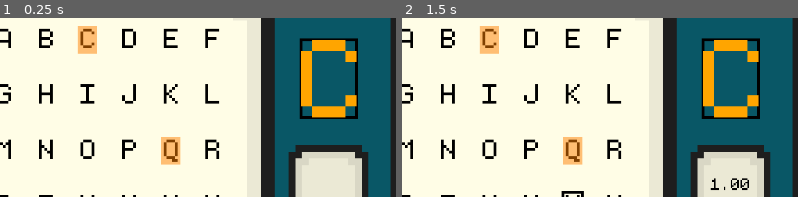
Above: before the commit, frames 1-2 (left to right).
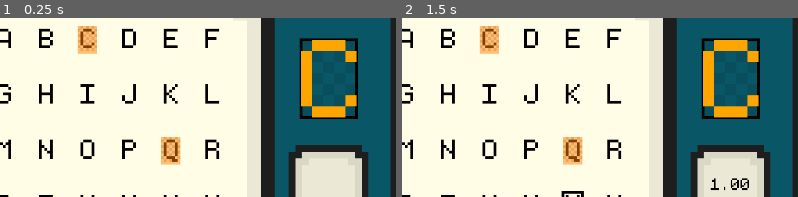
Above: after the commit, the same moments.

Repository: koliao/aberrationary
Game: Godot game, scene res://Main.tscn
Two runs of this game, one before a commit and one after it. Both use one fixed random seed, a clock stepped at 60 frames per second and the inputs below.
Inputs (mouse positions are % of the whole screen's width and height, from its top left):
- Up to frame 1 (0.25 s): no input
- Up to frame 2 (1.5 s): tap Enter (enter) at 0.5 s; move the mouse to (72, 54) at 0.52 s; press the mouse at (72, 54) at 0.53 s; tap Space at 0.77 s; tap R (restart) at 1.25 s; move the mouse to (29, 67) at 1.27 s; release the mouse at (29, 67) at 1.28 s; hold A from 1.28 s (still down); click (29, 67) at 1.35 s
The pictures show only the part of the screen within x 8-58%, y 13-62%; the shares and areas given below are measured in that part.

The runs differ from the first frame. In frame 1, 0.3% of the frame differs, in the area x 19-46%, y 4-80%; in frame 2, 0.3%.

Commit message:
Grid and unclick letters

Diff:
--- a/EditBox.gd
+++ b/EditBox.gd
@@ -49,6 +49,12 @@
 	pass
 
 func _draw():
+	for x in range(5):
+		for y in range(7):
+			var square_pos = Vector2(x*tile_size, y*tile_size)
+			if( ((x + y) % 2) == 0):
+				draw_rect(Rect2(square_pos, tile_size*Vector2(1.0, 1.0)), Color(0.0, 0.0, 0.0, 0.1), true)
+
 	var mouse_pos = get_local_mouse_position()
 	var mouse_in_bounds = self._hitbox().has_point(mouse_pos)
 
--- a/Letter.gd
+++ b/Letter.gd
@@ -31,9 +31,16 @@
 	pass
 
 func _draw():
+	var is_protected = GlobalFont.is_symbol_protected(self.letter)
+	if(self.selected and not is_protected):
+		for x in range(-1, 5 + 1):
+			for y in range(3 - 1, 7 + 3 + 1):
+				var square_pos = Vector2(x, y)
+				if( ((x + y) % 2) == 0 ):
+					draw_rect(Rect2(square_pos, Vector2(1.0, 1.0)), Color(0.0, 0.0, 0.0, 0.2))
+
 	draw_texture(GlobalFont.symbol_texture(self.letter), Vector2(0, 0), Color.BLACK)
 
-	var is_protected = GlobalFont.is_symbol_protected(self.letter)
 	if(self.selected and not is_protected):
 		draw_rect(Rect2(Vector2(-1, 3 - 1), Vector2(7, 10)), Color(1.0, 0.5, 0.0, 0.5))
 
--- a/LettersContainer.gd
+++ b/LettersContainer.gd
@@ -81,8 +81,12 @@
 			letter.set_show_preview_pixel(x, y)
 
 func letter_clicked(letter):
-	if(self.can_select_letters):
-		self.selected_letters.append(letter)
+	if(letter in self.selected_letters):
+		var idx = self.selected_letters.find(letter)
+		self.selected_letters.remove_at(idx)
+	else:
+		if(self.can_select_letters):
+			self.selected_letters.append(letter)
 
 func set_power_round():
 	self.selected_letters = []
